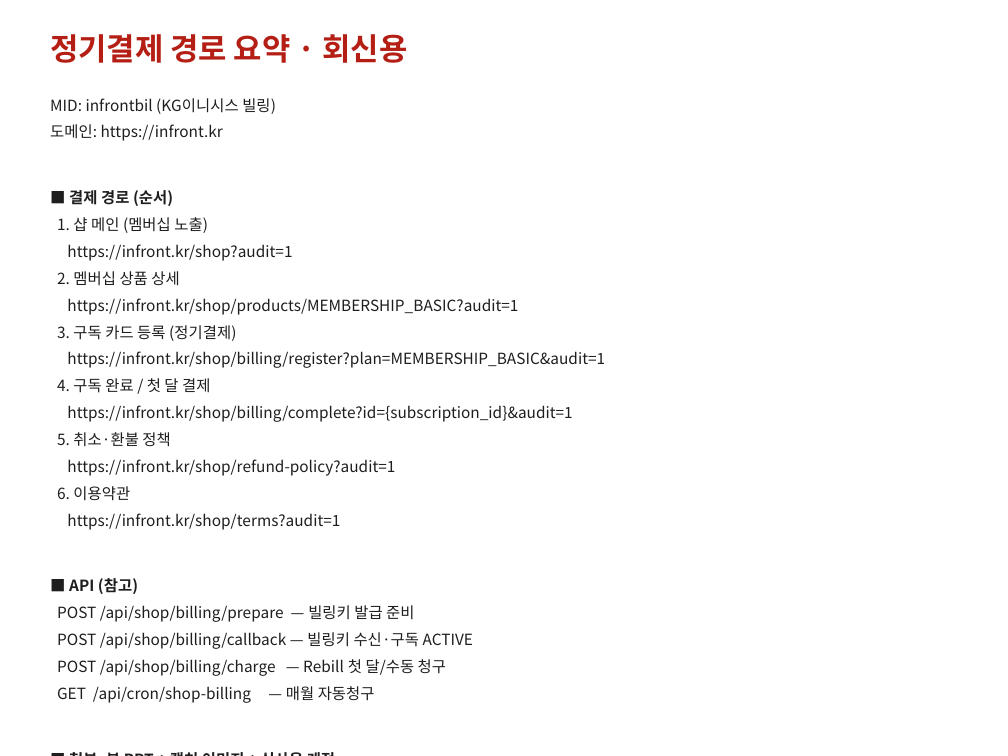
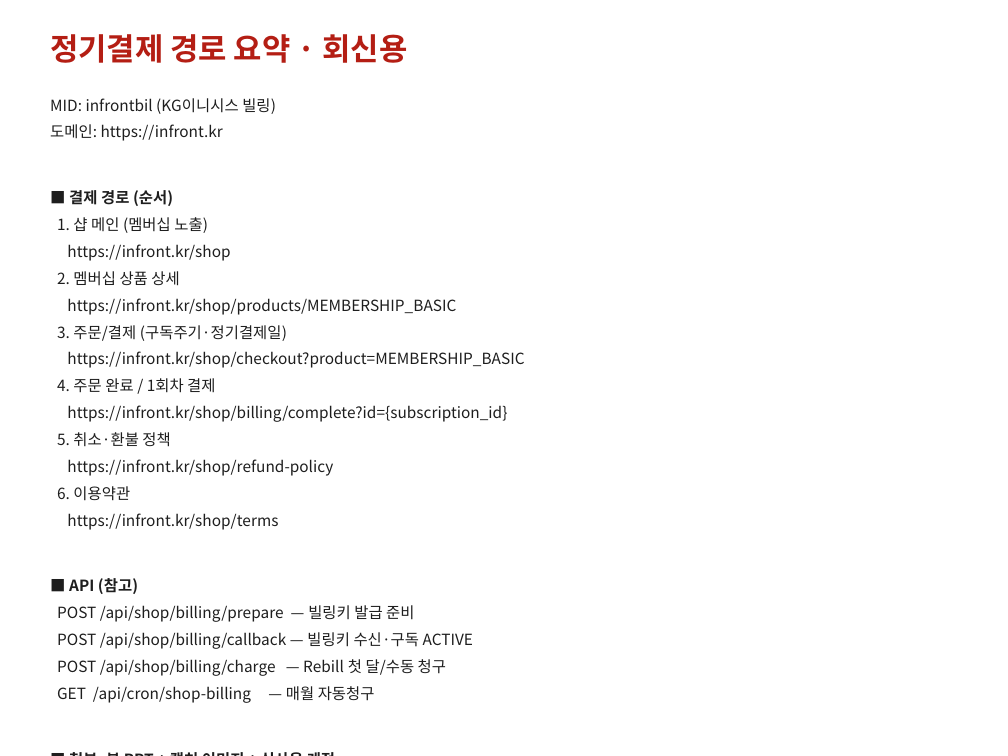
Before and after one commit to sprjihoon/infront, a slide deck: slide 10 of docs/audit-captures/card-billing-audit-infrontbil.pptx. Drawn at 1008x756 pixels with LibreOffice and Linux fonts; fonts in the diff are those of the drawing. Boxes give left, top, right and bottom in pixels: in the first picture for what was removed or moved away, otherwise in the second. Text is boxed around its words. In the diff, an @@ line names an element or a change of style, - is before the commit and + after.

```diff
--- a/docs/audit-captures/card-billing-audit-infrontbil.pptx
+++ b/docs/audit-captures/card-billing-audit-infrontbil.pptx
@@ text at (67,244,230,261): text changed @@
-https://infront.kr/shop?audit=1
+https://infront.kr/shop
@@ text at (57,298,524,422): text changed @@
-https://infront.kr/shop/products/MEMBERSHIP_BASIC?audit=1
-3. 구독 카드 등록 (정기결제)
-https://infront.kr/shop/billing/register?plan=MEMBERSHIP_BASIC&audit=1
-4. 구독 완료 / 첫 달 결제
-https://infront.kr/shop/billing/complete?id={subscription_id}&audit=1
+https://infront.kr/shop/products/MEMBERSHIP_BASIC
+3. 주문/결제 (구독주기·정기결제일)
+https://infront.kr/shop/checkout?product=MEMBERSHIP_BASIC
+4. 주문 완료 / 1회차 결제
+https://infront.kr/shop/billing/complete?id={subscription_id}
@@ text at (67,459,333,476): text changed @@
-https://infront.kr/shop/refund-policy?audit=1
+https://infront.kr/shop/refund-policy
@@ text at (67,513,278,530): text changed @@
-https://infront.kr/shop/terms?audit=1
+https://infront.kr/shop/terms
```
Also in this commit, not shown: 8 other slides changed, 10 other files.
